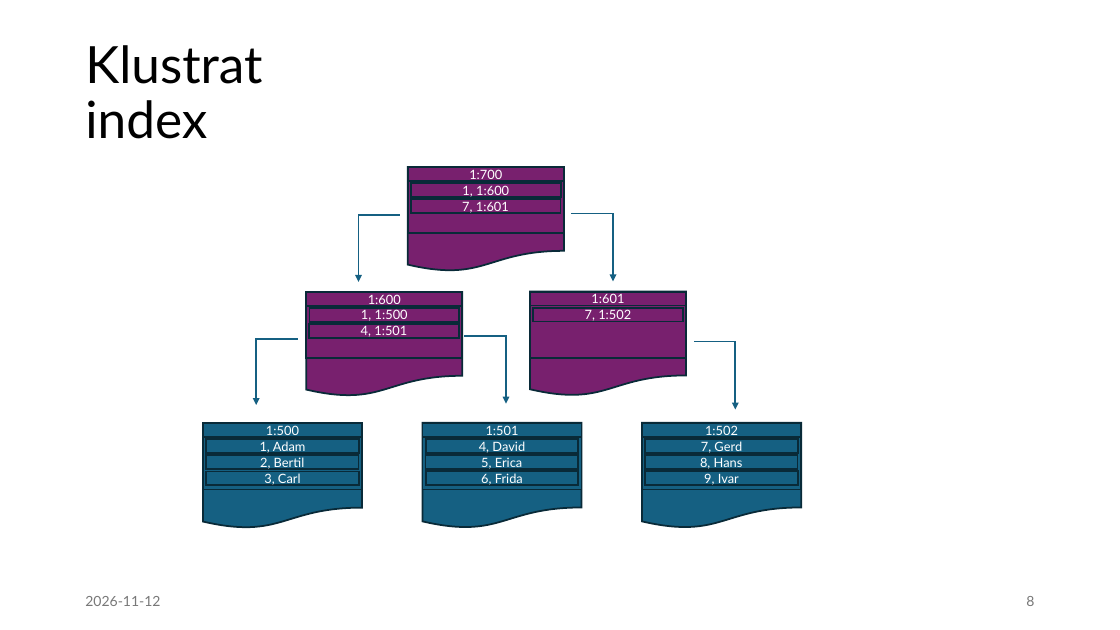
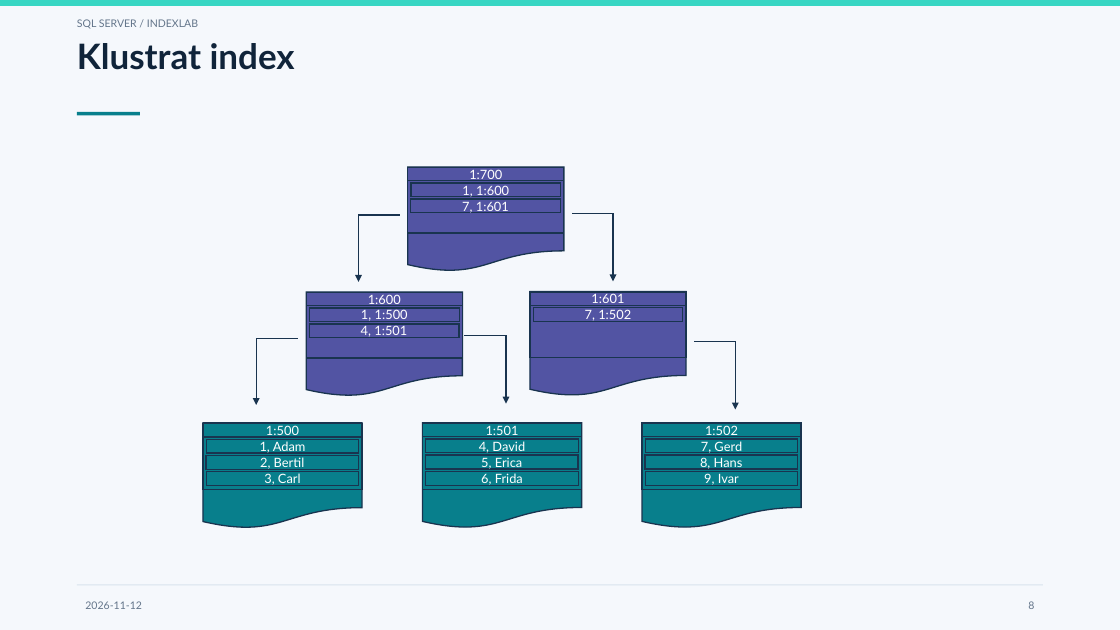
Before and after one commit to moppis/indexing, a slide deck: slide 8 of presentation/Indexering.pptx. Drawn at 1120x630 pixels with LibreOffice and Linux fonts; fonts in the diff are those of the drawing. Boxes give left, top, right and bottom in pixels: in the first picture for what was removed or moved away, otherwise in the second. Text is boxed around its words. In the diff, an @@ line names an element or a change of style, - is before the commit and + after.

```diff
--- a/presentation/Indexering.pptx
+++ b/presentation/Indexering.pptx
@@ background #FFFFFF to #F5F8FC @@
@@ rectangle added at box(0, 0, 1120, 6), fill #37D6C3 @@
@@ text added at box(77, 19, 198, 29), 9 pt, text #63758A @@
+SQL SERVER / INDEXLAB
@@ title "Klustrat index" at box(77, 43, 295, 70): size 44 to 30 pt, text colour #000000 to #10243A, bold on; vertical alignment middle to top @@
@@ rectangle added at box(77, 112, 140, 115), fill #087F8C @@
@@ elbow arrow (400, 215) - (359, 282): stroke #156082 1.5 pt to #19344F 1.1 pt @@
@@ elbow arrow (572, 213) - (613, 281): stroke #156082 1.5 pt to #19344F 1.1 pt @@
@@ fill #78206E to #5254A3; outline #092A39 1.5 pt to #19344F 1.1 pt in 14 elements at box(530, 292, 686, 306), box(534, 308, 683, 321), box(408, 167, 564, 181), box(411, 183, 560, 197), box(411, 199, 560, 213), box(307, 292, 463, 306), box(309, 308, 459, 322), box(309, 324, 459, 338), box(530, 292, 686, 397), box(530, 306, 686, 358), box(408, 167, 564, 272), box(408, 181, 564, 233), box(307, 292, 463, 397), box(307, 306, 463, 358) @@
@@ elbow arrow (297, 339) - (256, 405): stroke #156082 1.5 pt to #19344F 1.1 pt @@
@@ elbow arrow (465, 335) - (506, 403): stroke #156082 1.5 pt to #19344F 1.1 pt @@
@@ elbow arrow (695, 341) - (735, 409): stroke #156082 1.5 pt to #19344F 1.1 pt @@
@@ fill #156082 to #087F8C; outline #092A39 1.5 pt to #19344F 1.1 pt in 18 elements at box(203, 423, 362, 438), box(207, 439, 360, 454), box(206, 455, 359, 470), box(207, 471, 360, 486), box(423, 423, 581, 438), box(426, 439, 579, 454), box(426, 455, 579, 470), box(426, 471, 579, 486), box(642, 423, 801, 438), box(645, 439, 798, 454), box(645, 455, 798, 470), box(645, 471, 798, 486), box(203, 423, 362, 528), box(203, 437, 362, 490), box(423, 423, 581, 528), box(423, 437, 581, 490), box(642, 423, 801, 528), box(642, 437, 801, 490) @@
@@ text "2026-11-12" at box(85, 601, 142, 609): size 12 to 9 pt, text colour #797979 to #63758A @@
@@ rectangle added at box(77, 585, 1044, 586), fill #D8E3ED @@
@@ page number at box(1028, 601, 1034, 609): size 12 to 9 pt, text colour #797979 to #63758A @@
```
Also in this commit, not shown: 20 other slides changed.
